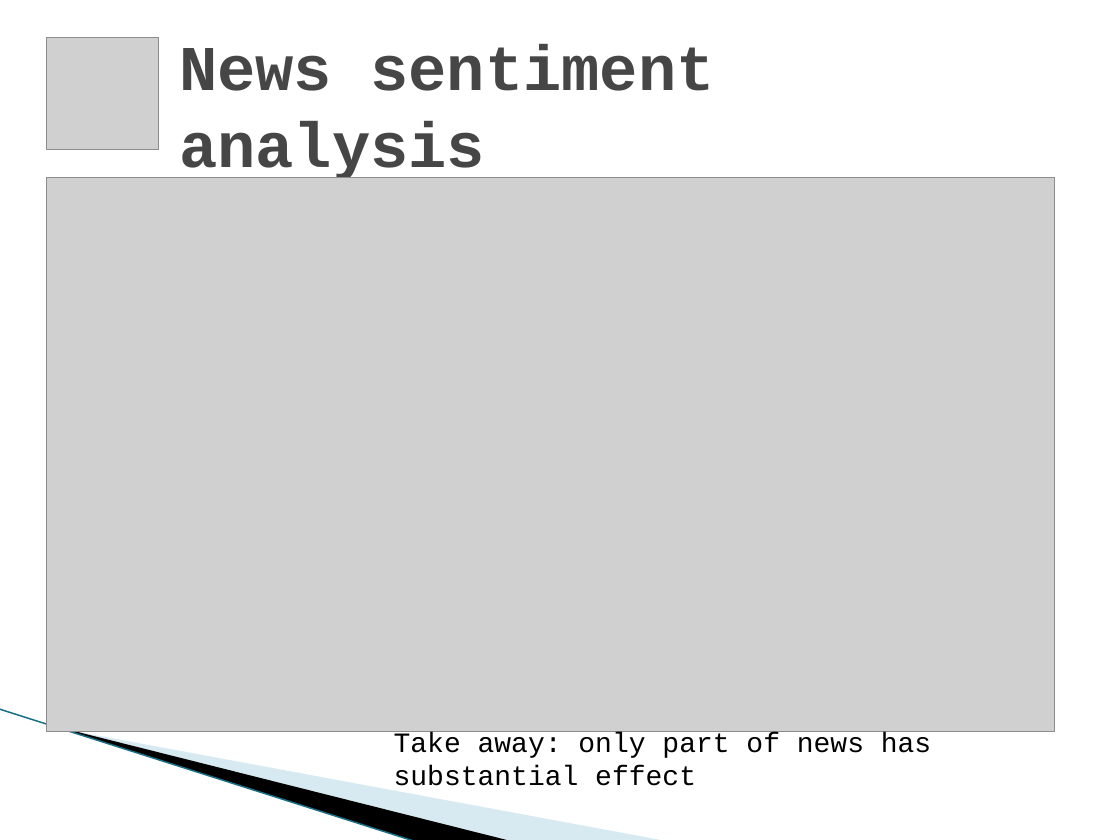
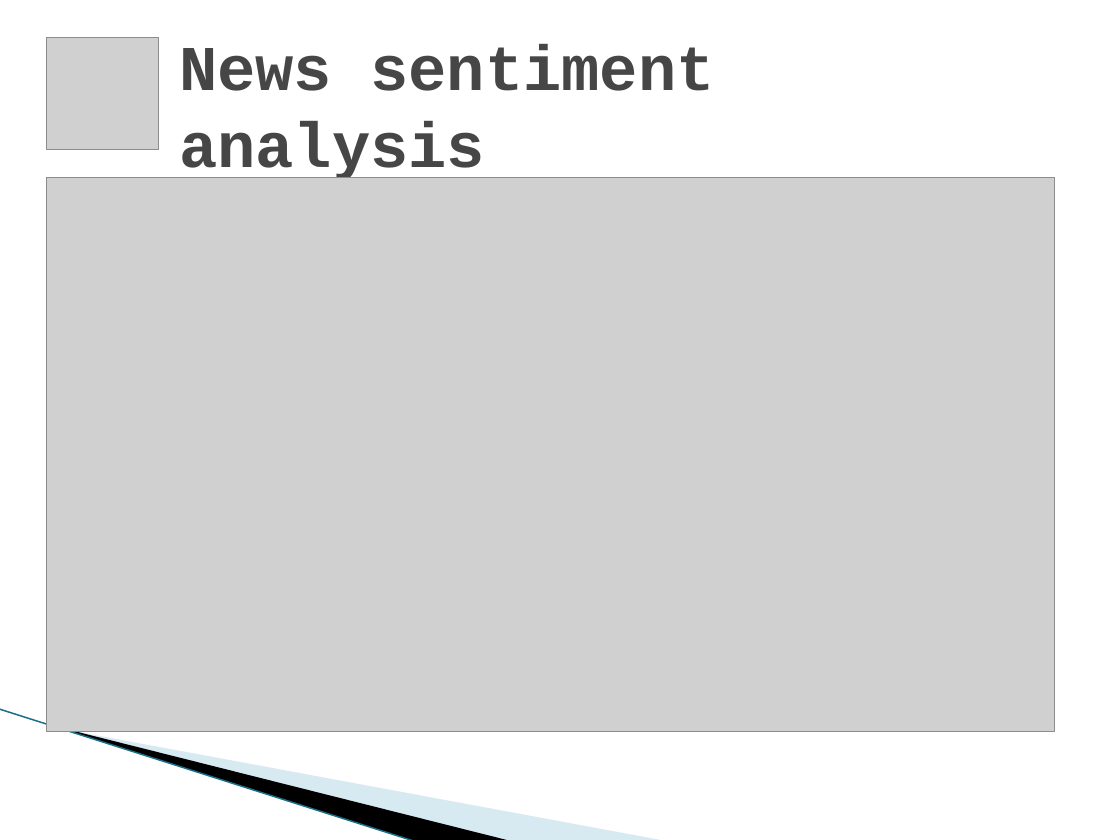
Before and after one commit to yyl/btc-price-analysis, a slide deck: slide 23 of DM_Project.pptx. Drawn at 1120x840 pixels with LibreOffice and Linux fonts; fonts in the diff are those of the drawing; grey boxes stand for pictures; background and template pictures are left out. Boxes give left, top, right and bottom in pixels: in the first picture for what was removed or moved away, otherwise in the second. Text is boxed around its words. In the diff, an @@ line names an element or a change of style, - is before the commit and + after.

```diff
--- a/DM_Project.pptx
+++ b/DM_Project.pptx
@@ text removed at [394, 732, 931, 786] @@
-Take away: only part of news has substantial effect
```
Also in this commit, not shown: 7 other slides changed.
